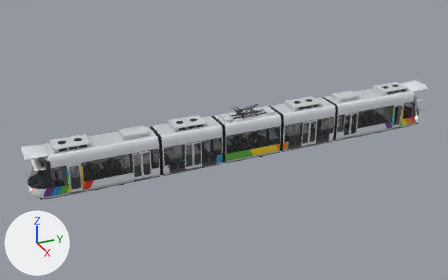
The glTF model assets/models/rolling_stock/angers_302/lod0.glb, before and after one commit.
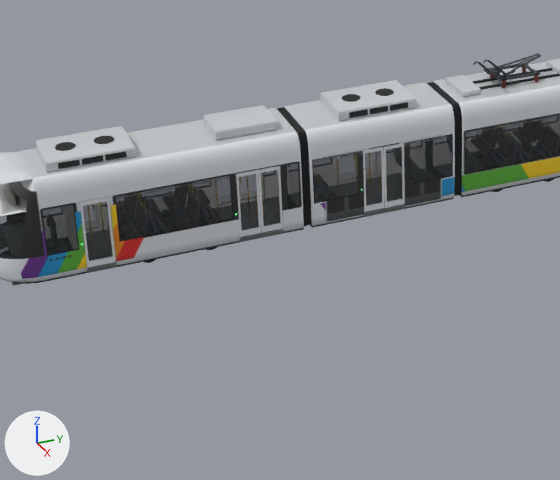
The first picture shows the older version from a 50 mm lens placed at (38.4, -19.2, 20.8), pointed at (-0.4, -1.7, 1.4). The close-ups show the older and then the newer version on the part from 8% to 59% of the width and 29% to 100% of the height of that picture. Only the edits that show in the close-ups are written down. The axes (+X, +Y, +Z) are drawn at lower left. The lights are the same throughout. Where no turn or scale is listed for an object, it has been applied to the vertices. Vertices at exactly the same position are counted once.

Names of what the first close-up shows: 'bellows_02', 'bellows_03', 'door_3_R_a', 'door_3_R_b', 'door_4_R_a', 'door_4_R_b', 'door_5_R', 'module_02', 'module_03', 'module_04' and 6 more.
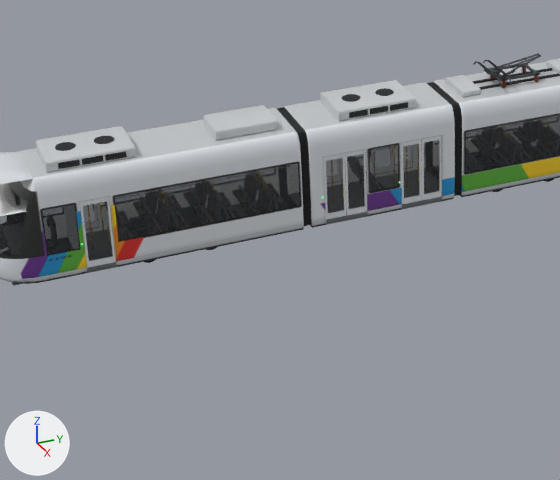
Changed parts and their boxes (x1, y1, x2, y2) in the close-ups (560 x 480 px; the box of a moved part takes in the faces that stretch with it):
'door_4_R_a', moved
    before: (258, 166, 283, 233)
    after: (345, 150, 367, 215)
'door_4_R_b', moved
    before: (236, 170, 261, 237)
    after: (324, 154, 346, 220)
'door_3_R_a', moved
    before: (383, 143, 405, 208)
    after: (421, 136, 442, 200)
'door_3_R_b', moved
    before: (363, 147, 384, 212)
    after: (401, 140, 422, 204)
part 1 of me_module_03, moved or reshaped
    before: (313, 152, 358, 202)
    after: (369, 145, 399, 191)
part 2 of me_module_03, deleted
    before: (312, 134, 453, 204)
part 3 of me_module_03, moved or reshaped
    both: (311, 125, 453, 227)
part 4 of me_module_04, built on
    before: (40, 153, 302, 276)
    after: (40, 153, 301, 276)

The change, as a list of edits to the scene's bpy script:
```text
Change me_module_03:
    used by ob_module_03; location = (0.0, -4.8, 0.0)
    remove me_module_03.from_pydata(...)  # 2796 vertices, 4156 faces; spans x -1.2..1.2, y -2.28..2.28, z 0.25..3.63
    add me_module_03.from_pydata(...)  # 2402 vertices, 3388 faces; spans x -1.2..1.2, y -2.28..2.28, z 0.25..3.63
    me_module_03 part 1: the loose piece of 8 vertices spanning x 1.18..1.19, y -2.2..-0.8, z 1.05..2.45 is scaled about its middle by (1, 0.671, 1), then moved by (0.0, 1.5, 0.0)
    me_module_03 part 2: 38 loose pieces with 624 vertices, spanning x -1.19..1.19, y -2.2..2.2, z 0.32..2.45, are deleted
    me_module_03 part 3: 336 vertices moved from x -1.2..1.2, y -2.2..2.2, z 0.93..2.75 to x -1.2..1.2, y -1.85..1.85, z 0.93..2.75; 140 vertices removed from x -1.19..1.19, y -2.2..2.2, z 0.25..1.05; 244 vertices added at x -1.19..1.19, y -1.85..1.85, z 0.25..2.45
    other edits to the shape of me_module_03 do not show in these pictures
Change me_module_04:
    used by ob_module_04; location = (0.0, -11.7, 0.0)
    remove me_module_04.from_pydata(...)  # 10125 vertices, 17263 faces; spans x -1.2..1.2, y -4.5..4.38, z 0.25..3.63
    add me_module_04.from_pydata(...)  # 11135 vertices, 19355 faces; spans x -1.2..1.2, y -4.5..4.38, z 0.25..3.63
    me_module_04 part 4: 92 vertices moved from x -1.2..1.2, y -2.05..-0.95, z 0.42..2.75 to x -1.2..1.2, y -2.02..-0.98, z 0.42..2.75; 932 vertices removed from x -1.2..1.2, y -2.05..3.9, z 0.25..2.75; 2972 vertices added at x -1.2..1.2, y -2.02..4.11, z 0.32..2.75
    other edits to the shape of me_module_04 do not show in these pictures
Change ob_door_3_r_a:
    ob_door_3_r_a.location: (1.17, -4.48, 1.44) -> (1.17, -3.28, 1.44)
Change ob_door_3_r_b:
    ob_door_3_r_b.location: (1.17, -5.12, 1.44) -> (1.17, -3.93, 1.44)
Change ob_door_4_r_a:
    ob_door_4_r_a.location: (1.17, -8.27, 1.44) -> (1.17, -5.68, 1.44)
Change ob_door_4_r_b:
    ob_door_4_r_b.location: (1.17, -8.92, 1.44) -> (1.17, -6.33, 1.44)
```
